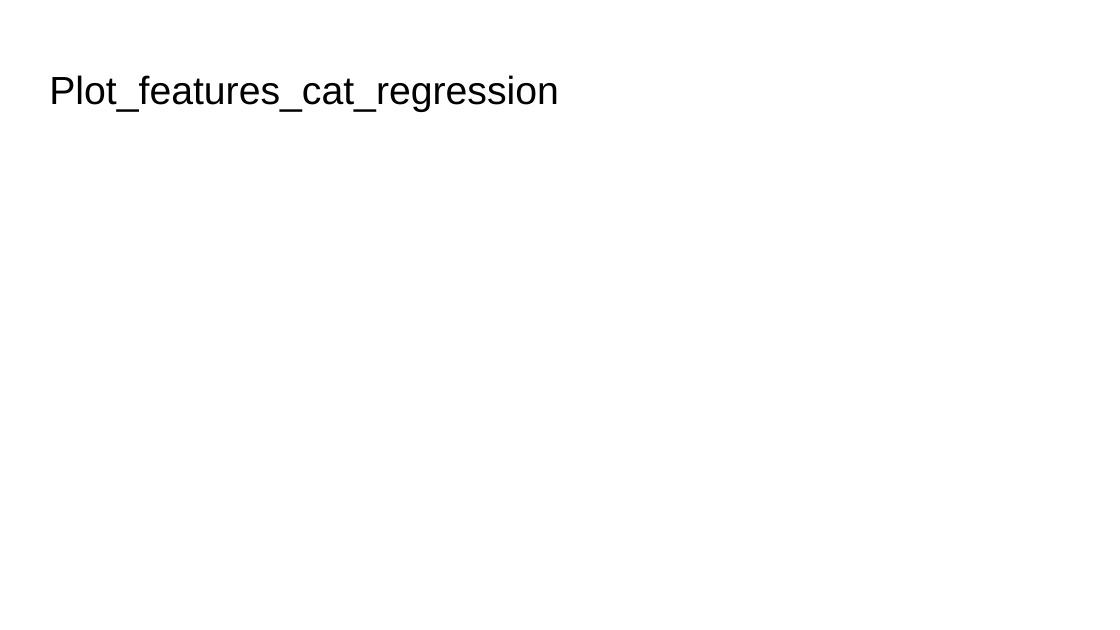
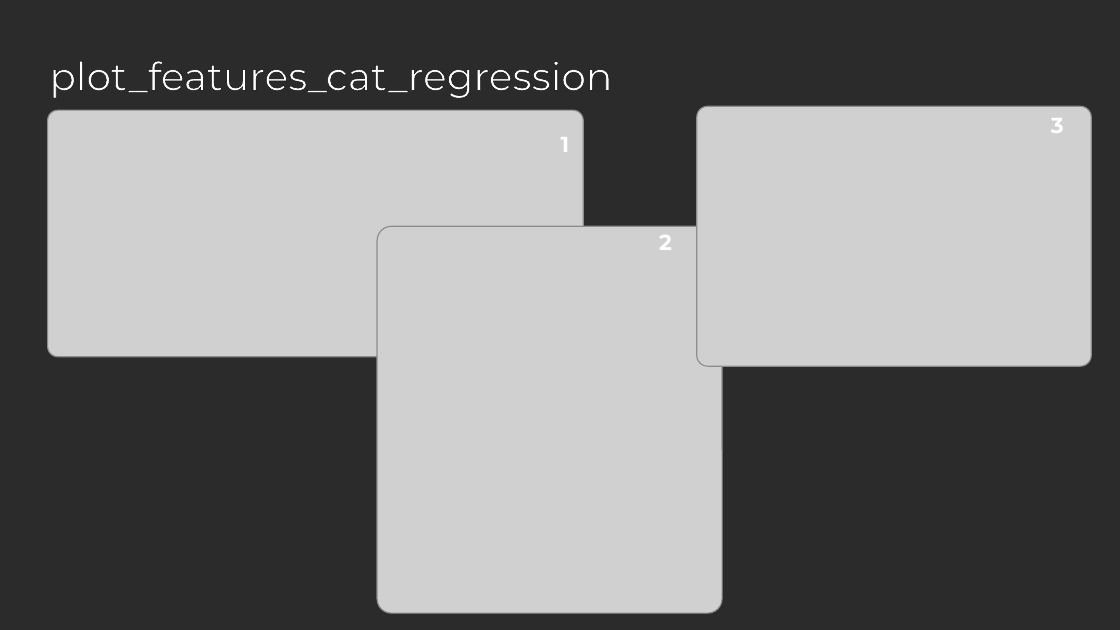
Before and after one commit to mPuchadesdo/Team-Challenge---Team-Lasso, a slide deck: slide 7 of Team_Lasso.pptx. Drawn at 1120x630 pixels with LibreOffice and Linux fonts; fonts in the diff are those of the drawing; grey boxes stand for pictures; background and template pictures are left out; a plain dark background stands for a picture behind light text. Boxes give left, top, right and bottom in pixels: in the first picture for what was removed or moved away, otherwise in the second. Text is boxed around its words. In the diff, an @@ line names an element or a change of style, - is before the commit and + after.

```diff
--- a/Team_Lasso.pptx
+++ b/Team_Lasso.pptx
@@ background #FFFFFF to picture (left out) @@
@@ title at <box>49,61,612,98</box>: text changed; font Arial to Montserrat; text colour #000000 to #FFFFFF @@
-Plot_features_cat_regression
+plot_features_cat_regression
@@ picture added at <box>48,110,584,356</box> @@
@@ picture added at <box>697,106,1091,366</box> @@
@@ text added at <box>1051,118,1064,133</box>, 14 pt, text #FFFFFF, bold @@
+3
@@ text added at <box>561,137,570,152</box>, 14 pt, text #FFFFFF, bold @@
+1
@@ picture added at <box>377,226,722,613</box> @@
@@ text added at <box>659,235,672,250</box>, 14 pt, text #FFFFFF, bold @@
+2
```
Also in this commit, not shown: 6 other slides changed, 1 slide added.
